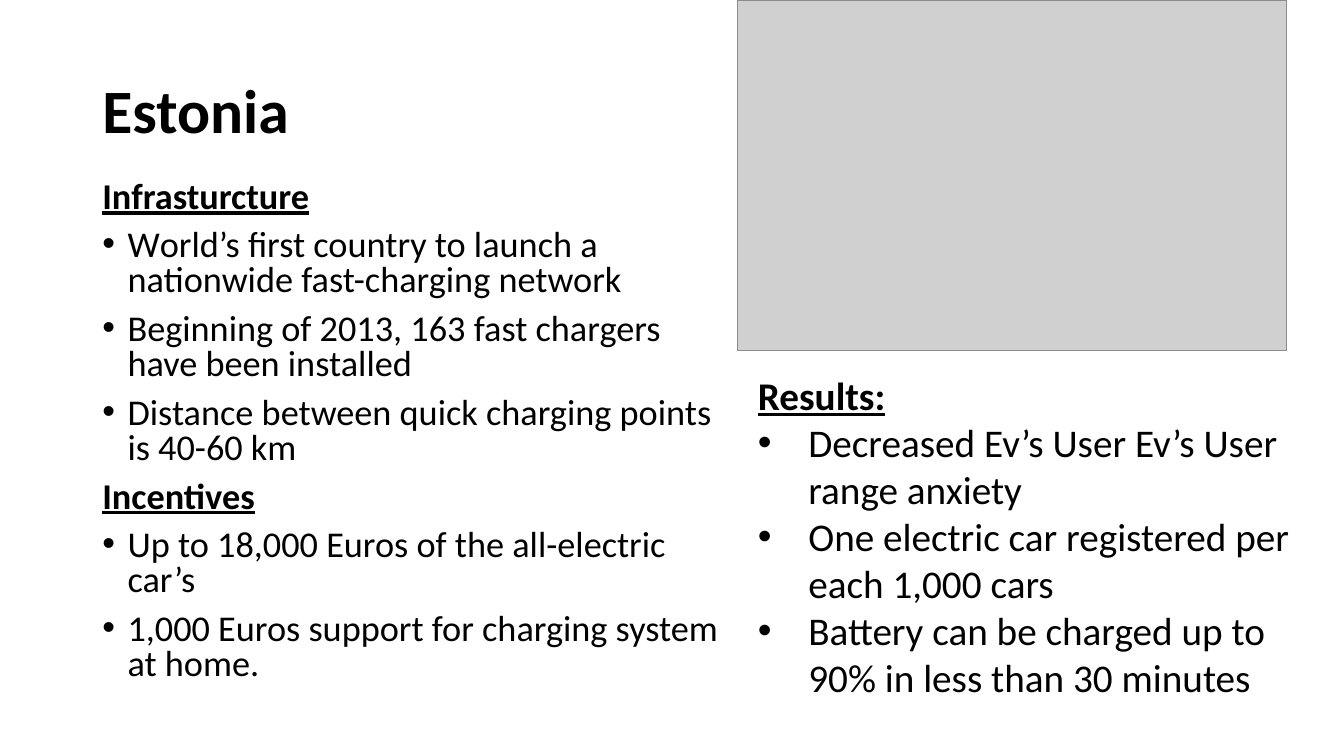
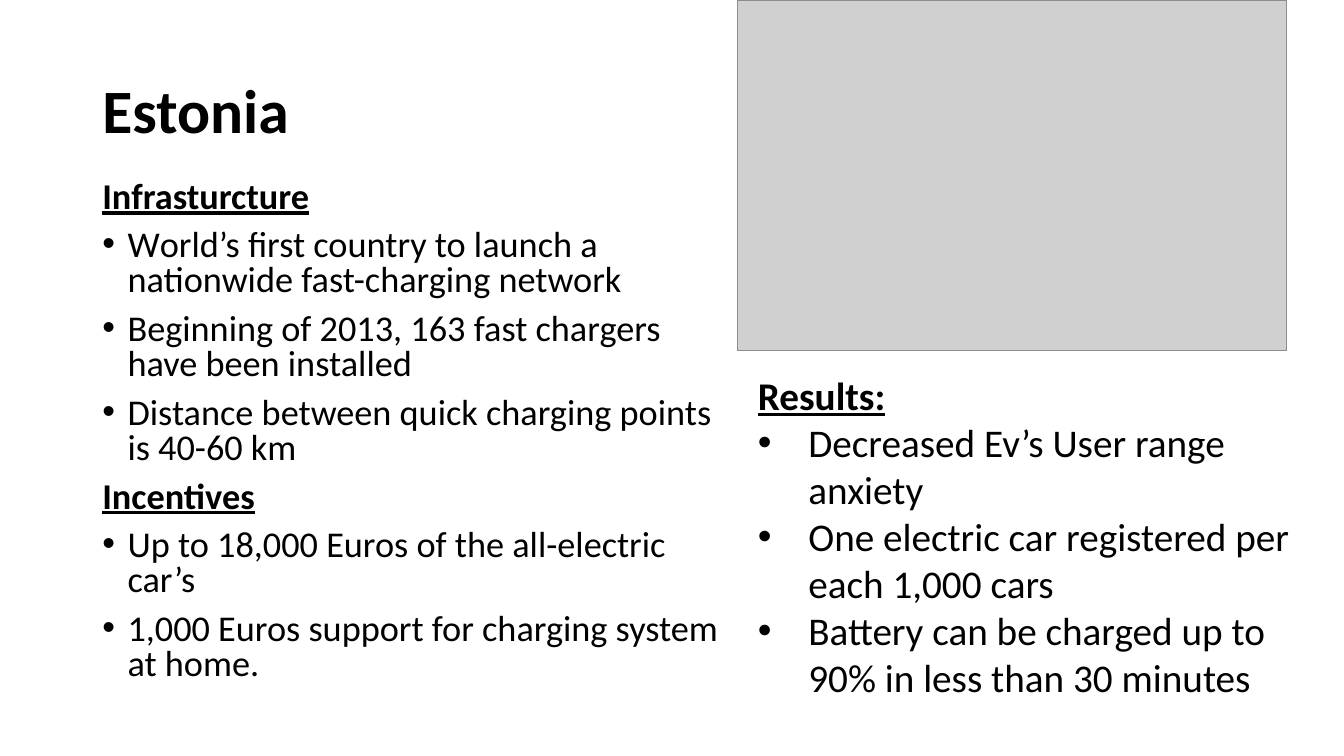
Before and after one commit to VincentHenric/GMS_group5, a slide deck: slide 7 of Class Presentations/3rd-presentation/PPT 13 05.pptx. Drawn at 1344x756 pixels with LibreOffice and Linux fonts; fonts in the diff are those of the drawing; grey boxes stand for pictures. Boxes give left, top, right and bottom in pixels: in the first picture for what was removed or moved away, otherwise in the second. Text is boxed around its words. In the diff, an @@ line names an element or a change of style, - is before the commit and + after.

```diff
--- a/Class Presentations/3rd-presentation/PPT 13 05.pptx
+++ b/Class Presentations/3rd-presentation/PPT 13 05.pptx
@@ text at [808, 429, 1225, 511]: text changed @@
-• Decreased Ev’s User Ev’s User range anxiety
+• Decreased Ev’s User range anxiety
```
Also in this commit, not shown: 1 other file.
